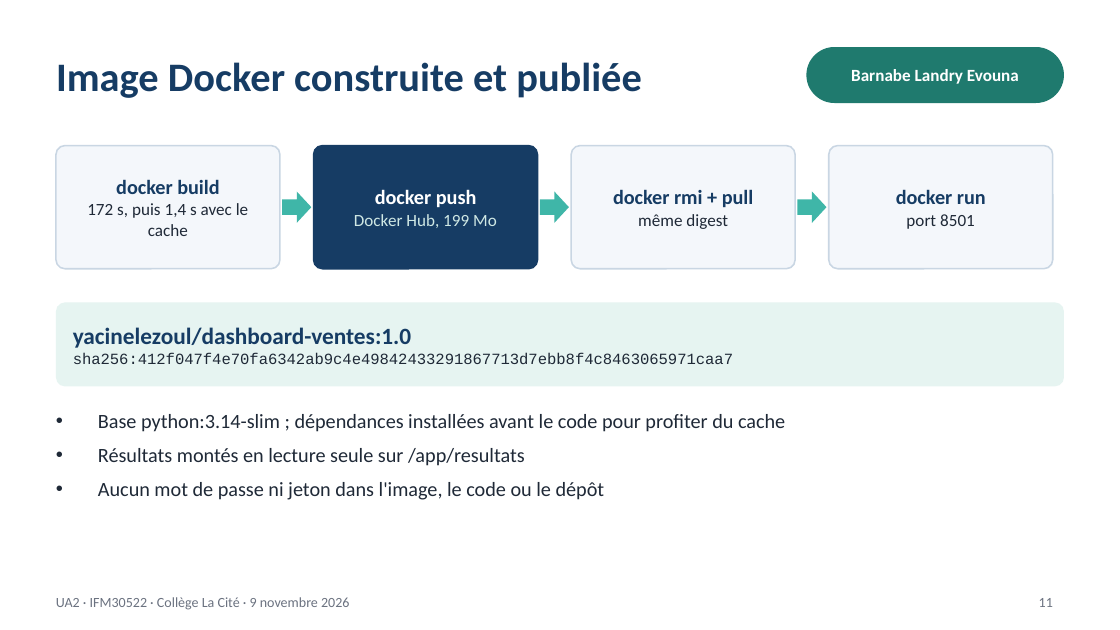
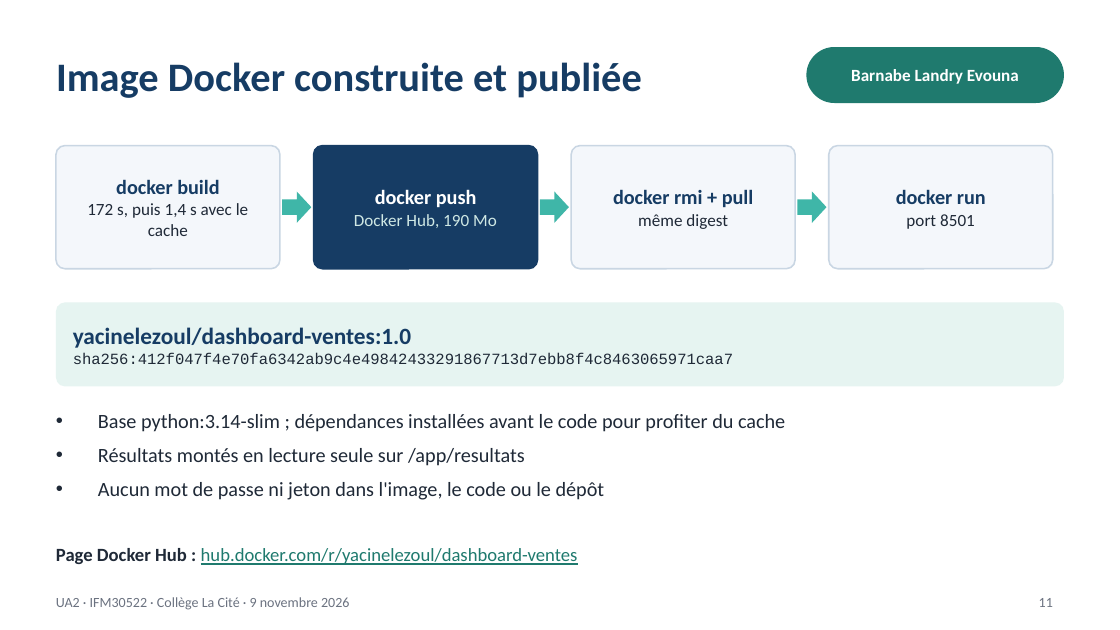
Before and after one commit to lezoul/hadoop-mapreduce-ventes-multimagasins, a slide deck: slide 11 of presentation.pptx. Drawn at 1120x630 pixels with LibreOffice and Linux fonts; fonts in the diff are those of the drawing. Boxes give left, top, right and bottom in pixels: in the first picture for what was removed or moved away, otherwise in the second. Text is boxed around its words. In the diff, an @@ line names an element or a change of style, - is before the commit and + after.

Commit message:
Liens cliquables et capture Docker Hub

```diff
--- a/presentation.pptx
+++ b/presentation.pptx
@@ text at [354,214,497,228]: text changed @@
-Docker Hub, 199 Mo
+Docker Hub, 190 Mo
@@ text added at [56,548,578,565], 12 pt, text #1F7A6E, underline @@
+Page Docker Hub : hub.docker.com/r/yacinelezoul/dashboard-ventes
```
Also in this commit, not shown: 2 other slides changed, 3 other files.
